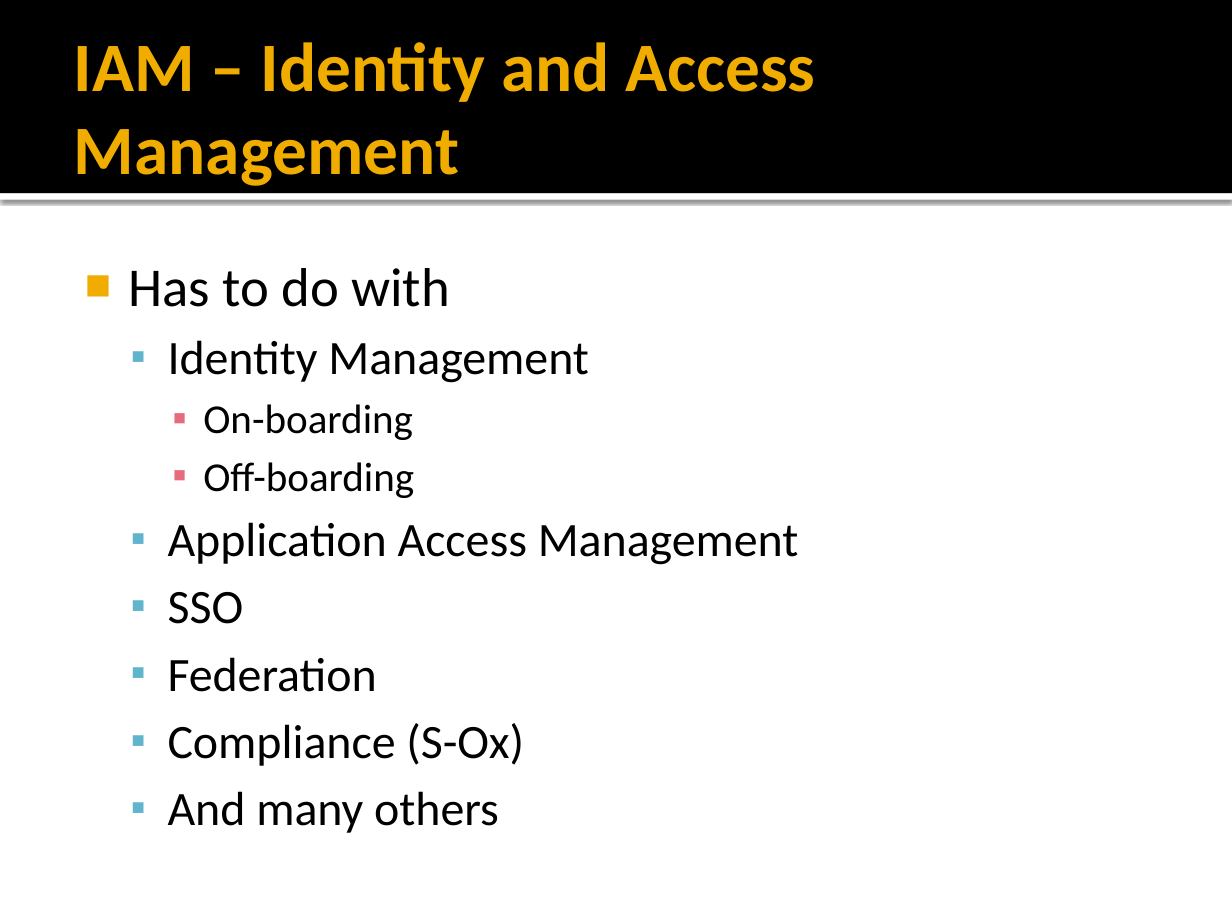
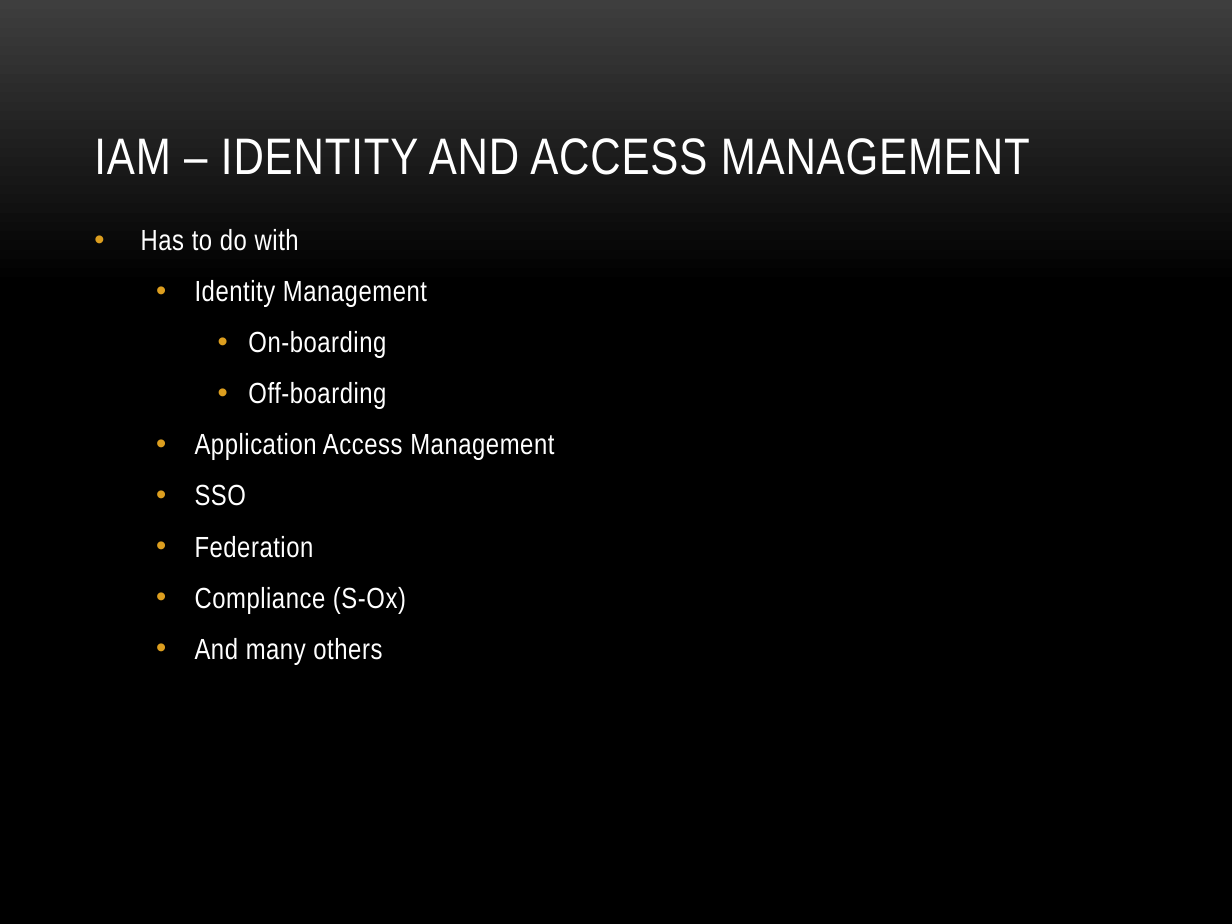
Before and after one commit to anibalvelarde/SSOExample, a slide deck: slide 4 of SSOPresentation/IAM_SSO.pptx (slide 3 before the commit). Drawn at 1232x924 pixels with LibreOffice and Linux fonts; fonts in the diff are those of the drawing; background and template pictures are left out. Boxes give left, top, right and bottom in pixels: in the first picture for what was removed or moved away, otherwise in the second. Text is boxed around its words. In the diff, an @@ line names an element or a change of style, - is before the commit and + after.

```diff
--- a/SSOPresentation/IAM_SSO.pptx
+++ b/SSOPresentation/IAM_SSO.pptx
@@ background #FFFFFF to picture (left out) @@
@@ rectangle removed at (x1=0, y1=0, x2=1232, y2=193) @@
@@ title "IAM – IDENTITY AND ACCESS ..." at (x1=94, y1=138, x2=1030, y2=175): vertical alignment middle to bottom @@
@@ title at (x1=94, y1=138, x2=1030, y2=175): text changed; size 40.5 to 30 pt; font Calibri to Arial Narrow; text colour #F0AD00 to #FFFFFF; bold off @@
-IAM – Identity and Access Management
+IAM – IDENTITY AND ACCESS MANAGEMENT
@@ rectangle removed at (x1=0, y1=193, x2=1232, y2=200) @@
@@ text "Has to do with" moved from (x1=128, y1=268, x2=799, y2=833) to (x1=141, y1=229, x2=554, y2=664) @@
@@ text "Has to do with" at (x1=141, y1=229, x2=554, y2=664): size 32 to 17 pt in "Has to do with"; font Calibri to Arial Narrow, text colour #000000 to #FFFFFF, letter spacing 0 to 0.3 pt; size 28 to 17 pt in "Identity Management", "Application Access Management", "SSO", "Federation" and 2 more places; size 24 to 17 pt in "On-boarding", "Off-boarding"; bullet ■ to •; more space between paragraphs; bullet colour #F0AD00 to #DC9E1F; bullet ▪ to •; bullet colour #60B5CC to #DC9E1F; bullet colour #E66C7D to #DC9E1F @@
```
Also in this commit, not shown: 15 other slides changed, 7 slides added, 4 slides removed.
